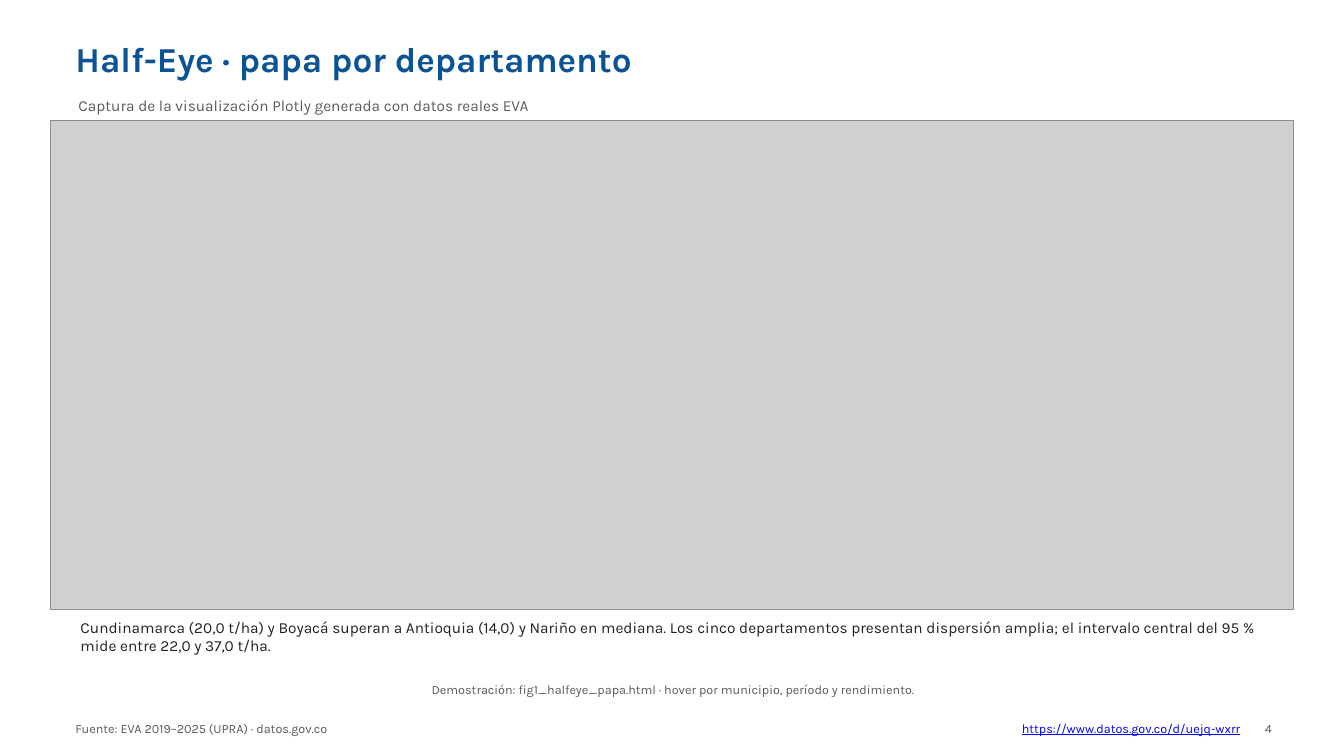
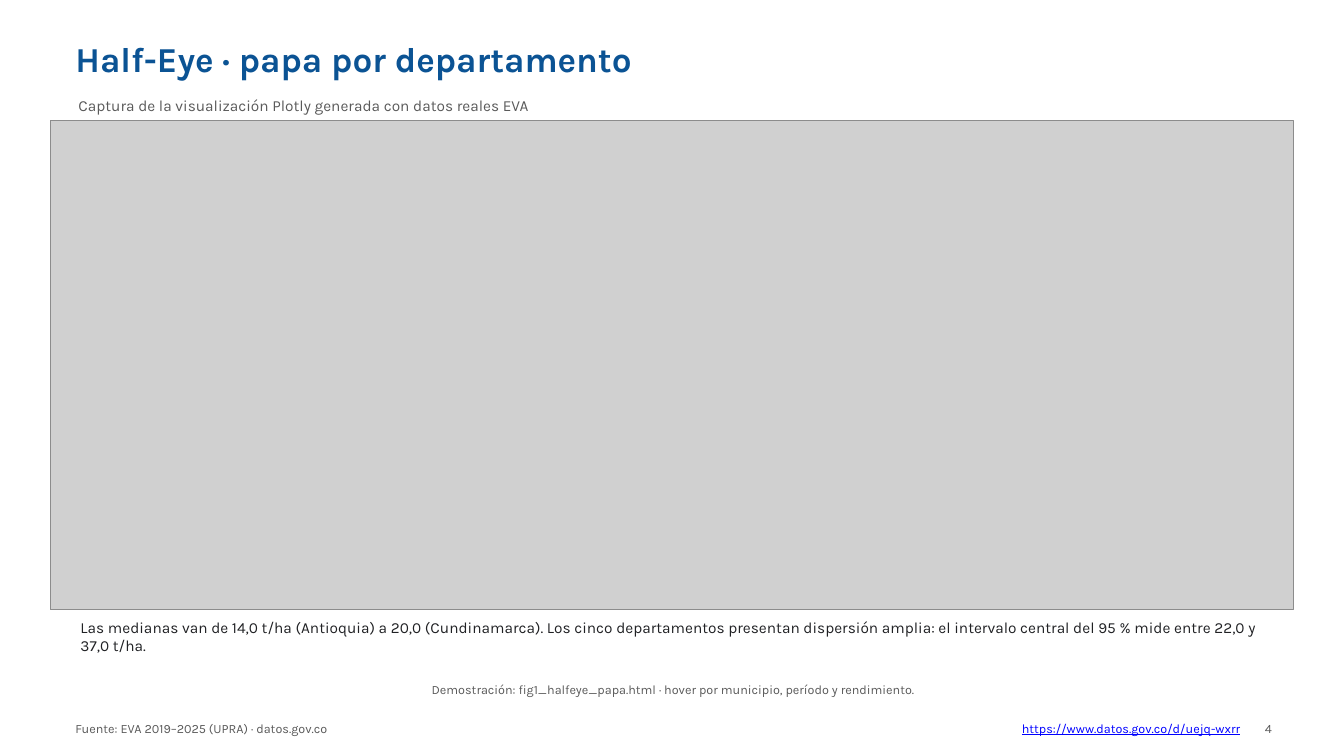
Before and after one commit to Breinersmartinez/statistical-distribution-visualizations, a slide deck: slide 4 of presentation/presentacion_boxplots_modernos.pptx. Drawn at 1344x756 pixels with LibreOffice and Linux fonts; fonts in the diff are those of the drawing; grey boxes stand for pictures. Boxes give left, top, right and bottom in pixels: in the first picture for what was removed or moved away, otherwise in the second. Text is boxed around its words. In the diff, an @@ line names an element or a change of style, - is before the commit and + after.

Commit message:
feat: reforzar entrega de boxplots modernos

```diff
--- a/presentation/presentacion_boxplots_modernos.pptx
+++ b/presentation/presentacion_boxplots_modernos.pptx
@@ text at bbox=[80, 621, 1255, 653]: text changed @@
-Cundinamarca (20,0 t/ha) y Boyacá superan a Antioquia (14,0) y Nariño en mediana. Los cinco departamentos presentan dispersión amplia; el intervalo central del 95 % mide entre 22,0 y 37,0 t/ha.
+Las medianas van de 14,0 t/ha (Antioquia) a 20,0 (Cundinamarca). Los cinco departamentos presentan dispersión amplia: el intervalo central del 95 % mide entre 22,0 y 37,0 t/ha.
```
Also in this commit, not shown: 4 other slides changed, 1 slide added, 15 other files.
